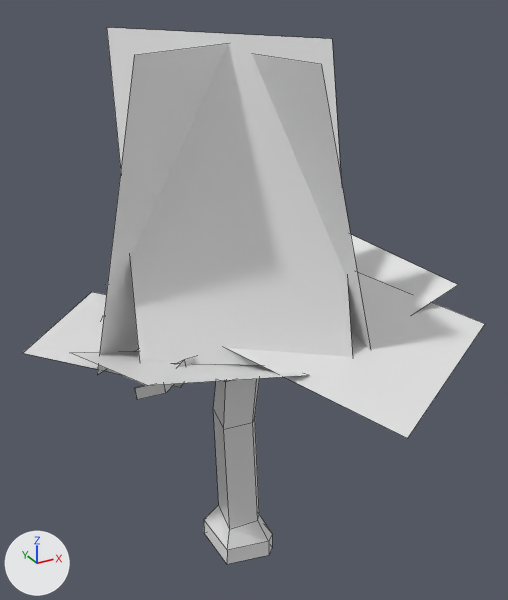
The Blender file salemstalker/Assets/3D/plants/tree.blend as it was, and as the next commit left it.
Both versions are drawn from a 50 mm camera at (-7.91, -15.61, 16.24) aimed at (0.39, -0.51, 8.69). Lighting does not change. The marker at lower left points along +X, +Y and +Z. Mesh edges are drawn as thin lines. Materials are left out; every surface is plain grey.
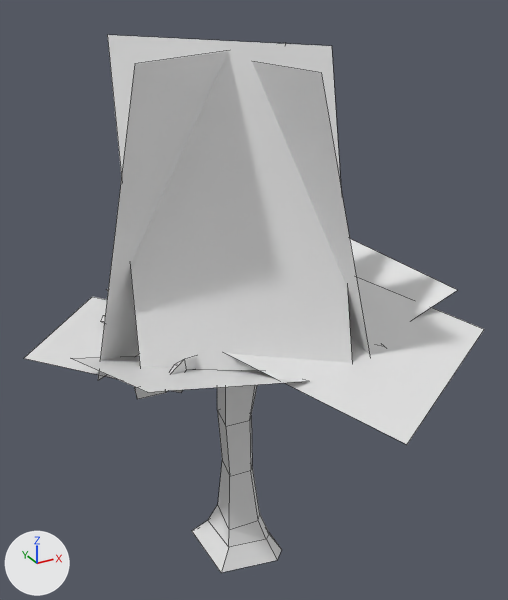
The newer file is also turned or shifted as a whole; pictures and numbers use the older file's frame.

Location of each change, [x1, y1, x2, y2] in pixels of the pictures (508 x 600 px):
```json
{"object": "Plane.004", "change": "mesh moved", "before": [24, 28, 485, 438], "after": [24, 35, 484, 444]}
{"object": "Cube", "change": "reshaped", "before": [102, 316, 272, 564], "after": [100, 316, 282, 573], "on screen": "7% wider"}
{"part": 1, "of": "me_cube_001", "change": "built on", "before": [204, 378, 272, 564], "after": [192, 385, 282, 573]}
```

The change, as JSON lines over the scene's bpy script:
```json
{"block": "me_cube_001", "where": "# used by ob_cube; location = (0.0, 0.0, 0.98); scale = (0.634, 0.634, 0.634)"}
{"op": "remove", "block": "me_cube_001", "code": "me_cube_001.from_pydata(...)  # 166 vertices, 162 faces; spans x -5.8..7.3, y -5.8..4.3, z -1.3..15.7"}
{"op": "add", "block": "me_cube_001", "code": "me_cube_001.from_pydata(...)  # 172 vertices, 168 faces; spans x -5.8..7.3, y -5.8..4.3, z -1.3..15.7"}
{"block": "me_cube_001", "change": "me_cube_001 part 1"}
{"block": "me_cube_001", "change": "6 faces are deleted"}
{"block": "me_cube_001", "change": "24 vertices move from x -1.1..1.5, y -1.5..1.5, z -1.3..6.4 to x -1.7..1.8, y -2.0..2.0, z -1.3..6.4"}
{"block": "me_cube_001", "change": "6 vertices are added at (1.3, -1.0, -0.4), (1.0, -1.4, -0.4), (1.0, 1.4, -0.4), (1.4, 1.0, -0.4), (-1.0, 1.1, -0.3), (-0.9, -1.0, -0.4)"}
{"block": "me_cube_001", "change": "12 new faces join them"}
{"block": "me_plane_012", "where": "me_plane_012.from_pydata(...)  # 32 vertices, 8 faces; spans x -3.67..1.63, y -3.04..2.15, z -0.45..4.35"}
{"block": "me_plane_012", "where": "# used by ob_plane_004; location = (2.53, 0.06, 7.86); rotation_euler = (0.0, -0.341, 0.0), in degrees (0, -20, 0); scale = (2.04, 2.04, 2.04)"}
{"block": "me_plane_012", "change": "me_plane_012 part 2: the whole mesh is moved by (-0.03, 0.0, -0.07)"}
```
